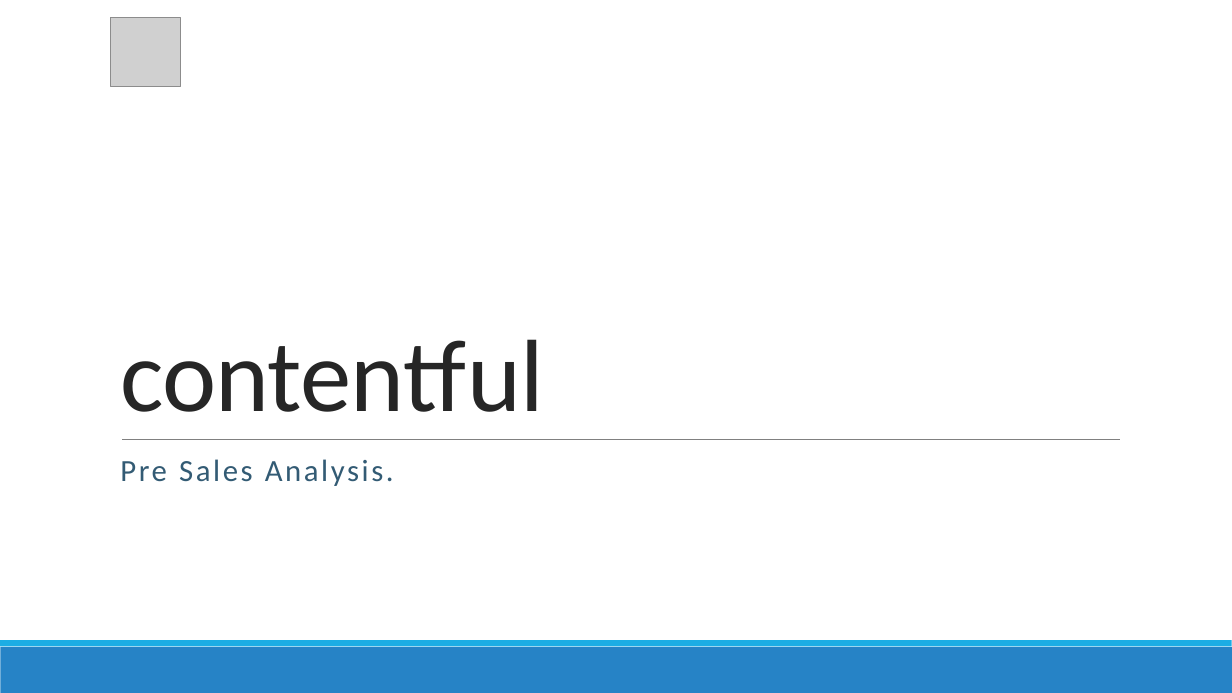
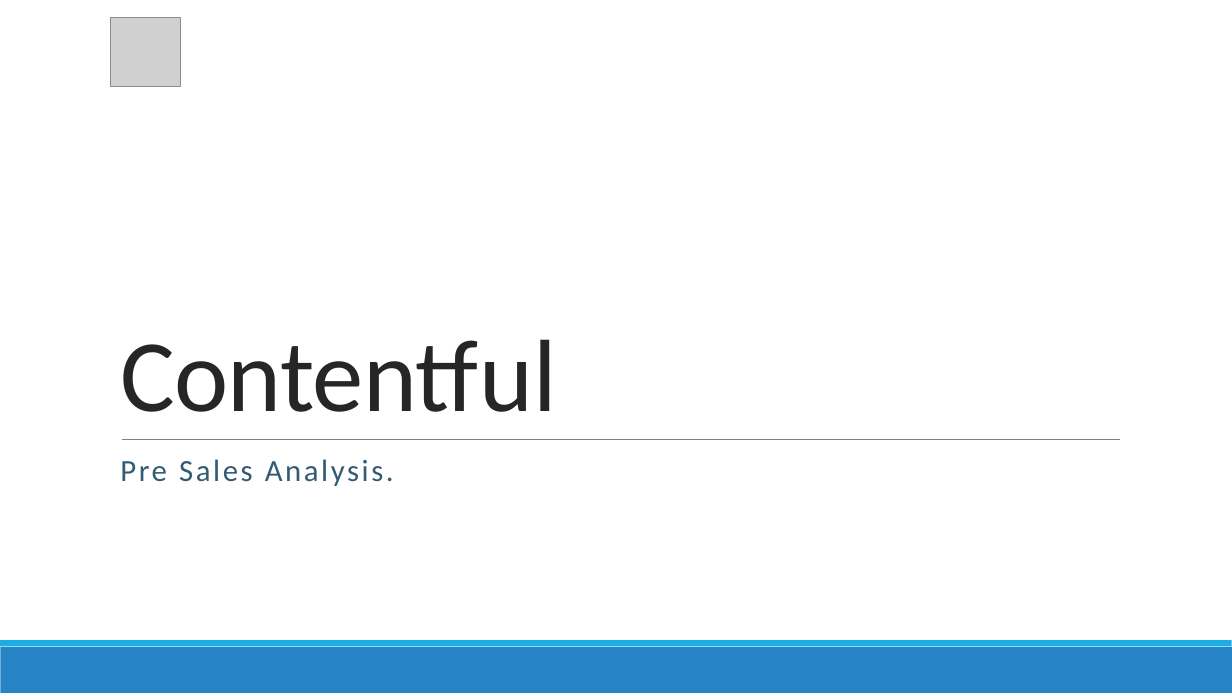
Before and after one commit to r4yadav/contentful-altudo, a slide deck: slide 1 of Contentful-queries.pptx. Drawn at 1232x693 pixels with LibreOffice and Linux fonts; fonts in the diff are those of the drawing; grey boxes stand for pictures. Boxes give left, top, right and bottom in pixels: in the first picture for what was removed or moved away, otherwise in the second. Text is boxed around its words. In the diff, an @@ line names an element or a change of style, - is before the commit and + after.

```diff
--- a/Contentful-queries.pptx
+++ b/Contentful-queries.pptx
@@ title at box(120, 339, 557, 412): text changed @@
-contentful
+Contentful
```
Also in this commit, not shown: 3 other slides changed, 3 slides added, 4 slides removed.
